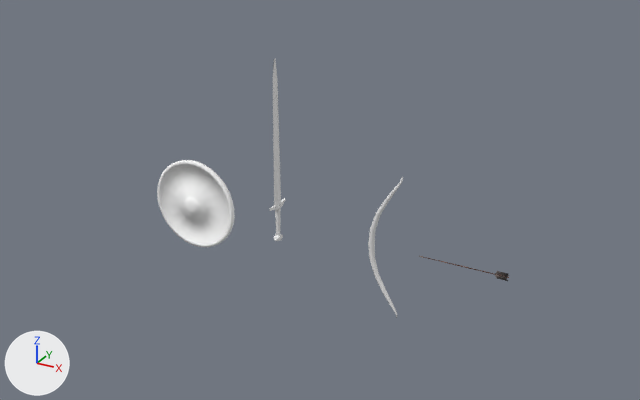
Two versions of the Blender file Assets/Models/weapons.blend, one commit apart.
Rendered twice from a camera (50 mm lens) standing at (4.38, -7.06, 3.87) and looking at (0.7, -0.38, 0.53). Every picture has the same lights, and +X, +Y and +Z are marked at lower left.

The first picture shows 'arrow', 'bow', 'longsword', 'shield_round'.
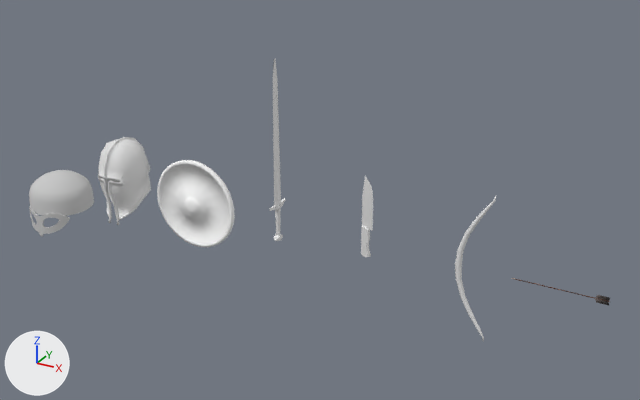
The newer file is also turned or shifted as a whole; pictures and numbers use the older file's frame.

Pixel boxes (x1, y1, x2, y2) of what changed, in the pictures (640 x 400 px):
'helmet_a', added: after (98, 137, 151, 225)
'helmet_b', added: after (29, 170, 94, 237)
'bow', moved: before (368, 177, 403, 318); after (455, 196, 496, 342)
'knife', added: after (361, 176, 373, 257)
'arrow', moved: before (420, 256, 509, 281); after (512, 278, 610, 305)

Edits to the bpy script that builds the scene:
```text
Add mat_helmet_low:
    mat_helmet_low = diffuse_material('Helmet_low')
    mat_helmet_low.base_color = (0.588, 0.588, 0.588)  # light grey #cacaca
Add me_knifemesh:
    me_knifemesh.from_pydata(...)  # 113 vertices, 122 faces; spans x -0.04..0.075, y -0.162..0.694, z -0.027..0.027
    me_knifemesh.polygons.foreach_set('use_smooth', [True] * 122)
Add me_helma:
    me_helma.from_pydata(...)  # 408 vertices, 397 faces; spans x -0.261..0.261, y -0.351..0.318, z -0.38..0.56
    me_helma.polygons.foreach_set('use_smooth', [True] * 397)
Add me_untitled_001:
    me_untitled_001.from_pydata(...)  # 652 vertices, 652 faces; spans x -89.0..89.0, y -93.0..89.0, z -115.0..48.0
    me_untitled_001.materials.append(mat_helmet_low)  # light grey #cacaca
Change ob_bow:
    ob_bow.location: (1.113, 0.0, 0.0) -> (2.013, 0.0, 0.0)
Change ob_arrow:
    ob_arrow.location: (2.486, -0.03, 0.0) -> (3.386, -0.03, 0.0)
Add ob_knife:
    ob_knife = bpy.data.objects.new('knife', me_knifemesh)
    ob_knife.location = (1.0, 0.0, 0.0)
    ob_knife.rotation_euler = (1.571, 0.0, 0.0)  # degrees (90, 0, 0)
    _m = ob_knife.modifiers.new('EdgeSplit', 'EDGE_SPLIT')
    _m.use_edge_angle = False
Add ob_helmet_a:
    ob_helmet_a = bpy.data.objects.new('helmet_a', me_helma)
    ob_helmet_a.location = (-2.0, 0.0, 0.0)
Add ob_helmet_b:
    ob_helmet_b = bpy.data.objects.new('helmet_b', me_untitled_001)
    ob_helmet_b.location = (-2.0, -0.989, 0.328)
    ob_helmet_b.scale = (0.0036, 0.0036, 0.0036)
```
